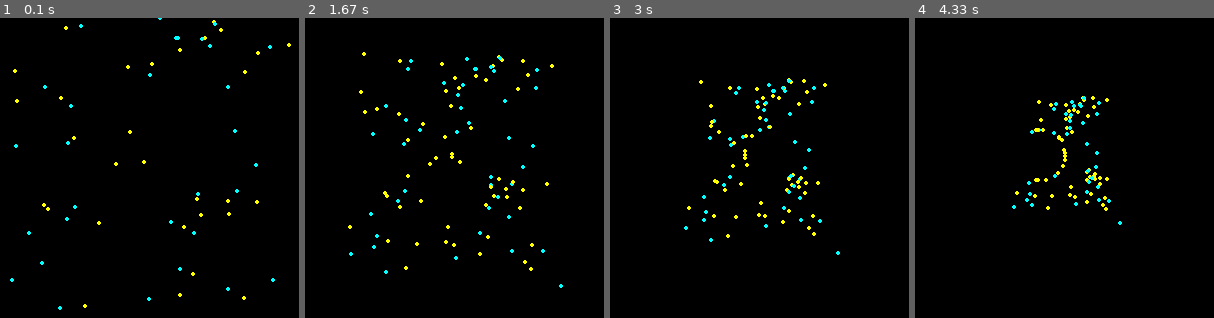
Above: before the commit, frames 1-4 (left to right).
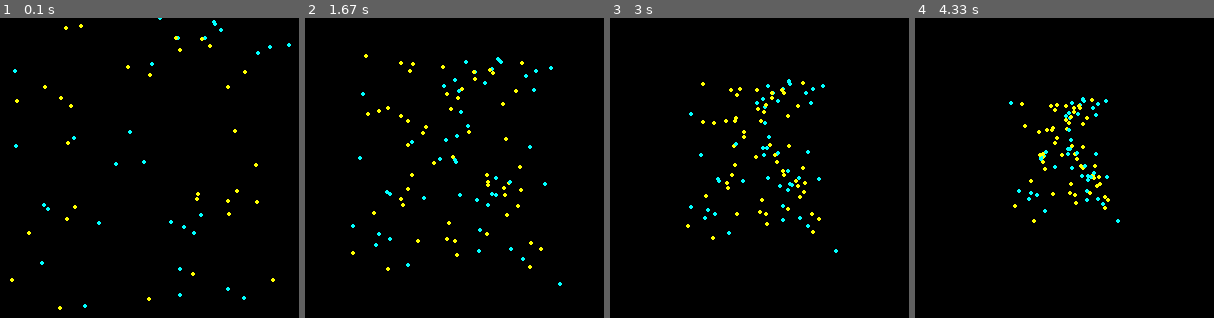
Above: after the commit, the same moments.

Repository: Nikhil-Singla/the-dev-dossier
Game: pygame game, started from game_dev/lifeSystemProgramming.py
Same seed, same stepped clock (60 frames per second), same inputs: the game is played once before the commit and once after it.
Inputs (mouse positions are in pixels of both pictures, inside the frame that each line leads up to):
- Up to frame 1 (0.1 s): no input
- Up to frame 2 (1.67 s): tap S at 0.33 s; tap C at 0.67 s; press the mouse at (382, 108) at 1.03 s; move the mouse to (364, 135) at 1.13 s; release the mouse at (346, 159) at 1.27 s; click (460, 198) at 1.38 s
- Up to frame 3 (3 s): click (717, 105) at 1.72 s; click (852, 162) at 2.05 s; click (672, 111) at 2.38 s; click (774, 156) at 2.72 s
- Up to frame 4 (4.33 s): click (1019, 255) at 3.05 s; click (998, 111) at 3.38 s; click (1034, 156) at 3.72 s; click (1007, 96) at 4.05 s

The runs differ from the first frame. In frame 1, 0.5% of the frame differs, in the area x 3-98%, y 0-98%; in frame 2, 2.3%, in the area x 14-87%, y 11-90%; in frame 3, 1.9%; in frame 4, 1.6%.

Commit message:
Press C to centralize. Commenting

Diff:
--- a/game_dev/lifeSystemProgramming.py
+++ b/game_dev/lifeSystemProgramming.py
@@ -1,9 +1,8 @@
 ## Simulate life processes.
-from operator import length_hint
 import pygame, random
 from math import sqrt
 
-pygame.init()
+pygame.init() ## Initializing Game
 
 ## Color Palette = (R, G, B) values
 aqua = (0,255,255)
@@ -18,8 +17,10 @@
 yellow = (255,255,0)
 ## End Palette
 
+## Screen dimensions
 length = 300
 breadth = 300
+## Screen dimensions end
 
 screen = pygame.display.set_mode([length, breadth]) ## Resolution
 pygame.display.set_caption('Particle Simulator')    ## Title of the game
@@ -28,43 +29,46 @@
 font = pygame.font.Font('freesansbold.ttf', 16)     ## Font
 timer = pygame.time.Clock()                         ## Help run our game at 60 FPS
 
-list_P = []
-pushRadius = 30
-particleCap = 100
-sizeCircle = 2
+list_P = []                 ## Empty array to store particles
+pushRadius = 30             ## Radius for mouse pushing
+particleCap = 100           ## Max Particles
+sizeCircle = 2              ## Size of the particles
+g = 0.0002                  ## Designated automatic gravity
 
 class funcTimer():
     def __init__(self):
-        self.start = pygame.time.get_ticks()
+        self.start = pygame.time.get_ticks()    ## Clock starting
 
     def run(self, time):
-        self.cooldown = time # Cooldown has been time milliseconds since last
-        now = pygame.time.get_ticks()
-        if now - self.start >= self.cooldown:
-            self.start = now
-            return True
+        self.cooldown = time                    ## Set cooldown = Time (miliseconds)
+        now = pygame.time.get_ticks()           ## Get current time
+        if now - self.start >= self.cooldown:   ## If current time passed is greater than cooldown
+            self.start = now                    ## Change current time
+            return True                         ## Toggle Value of cooldown return
 
 class Particle():
     def __init__(self, color):
-        self.x = random.randint(0, length)
-        self.y = random.randint(0, breadth)
-        self.coords = [self.x, self.y]
-        self.col = color
+        self.x = random.randint(0, length)      ## X Cordinate randomization
+        self.y = random.randint(0, breadth)     ## Y Cordinate randomization
+        self.coords = [self.x, self.y]          ## Store coordinates in Tuple
+        self.col = color                        ## Set color according to initialization
 
     def push(self, pos, radius = 30, g = 1):
-        dx = self.x - pos[0] ## Change in X between two points
-        dy = self.y - pos[1] ## Change in Y between two points
-        dist = sqrt(dx*dx + dy*dy + 0.1)
-        dx /= dist ## Unit Vector Form of X Cordinate
-        dy /= dist ## Unit Vector Form of Y Cordiate
-        diff = radius - dist ## Difference between
+        dx = self.x - pos[0]                ## Change in X between two points
+        dy = self.y - pos[1]                ## Change in Y between two points
+        dist = sqrt(dx*dx + dy*dy + 0.1)    ## Distance between particles, can never be 0
+        dx /= dist                          ## Unit Vector Form of X Cordinate
+        dy /= dist                          ## Unit Vector Form of Y Cordiate
+        diff = radius - dist                ## Difference between
         ## In Vector Theory, Finding v / |v| and then using this unit vector and adding it to base one.
         if diff > 0:
         ## Attraction Force with gravity when g > 0
-            self.x += diff*dx*g
-            self.y += diff*dy*g
+            self.x -= diff*dx*g
+            self.y -= diff*dy*g
         ## Repulsion Force with gravity when g < 0
 
+    def centralize(self):
+        self.push([int(length/2), int(breadth/2)], max(length, breadth), 0.02)
 
 ## Reference Move Function Code
 """def move(particle1, particle2, g):
@@ -87,12 +91,10 @@
 
 def create(number, color):
     particles = []
-    for i in range(0, number):
-        col = random.randint(0, 100)%len(color)
-        particles.append(Particle(color[col]))
+    for i in range(0, number):                      ## Loop to create "number" of particles
+        col = random.randint(0, 100)%len(color)     ## Get a random color from input list of colors
+        particles.append(Particle(color[col]))      ## Add particles created to list
     return particles
-
-g = -0.0002
 
 ## Own code
 def move(list):
@@ -119,12 +121,17 @@
                 list_P.clear()          ## Empty out the points list
                 moveFunc = False        ## Future implementation of auto moving partciiles
             if event.key == pygame.K_s: ## If Key is "S"
-                moveFunc = not moveFunc         ## Start the move function simulation
+                moveFunc = not moveFunc             ## Start the move function simulation
+            if event.key == pygame.K_c:
+                screen.fill(background)
+                for p in list_P:
+                    p.centralize()
+
         elif event.type == pygame.MOUSEBUTTONUP:    ## IF clicked
             pos = pygame.mouse.get_pos()            ## Get mouse position
             screen.fill(background)                 ## Reset print Screen
             for p in list_P:
-                p.push(pos, pushRadius)                ## Update the points list with the new points away from mouse by a fixed radius
+                p.push(pos, pushRadius)             ## Update the points list with the new points away from mouse by a fixed radius
                 pygame.draw.circle(screen, p.col, (p.x, p.y), sizeCircle) ## Draw the new points
 
     if len(list_P) < particleCap: ## Max Cap on particle count
